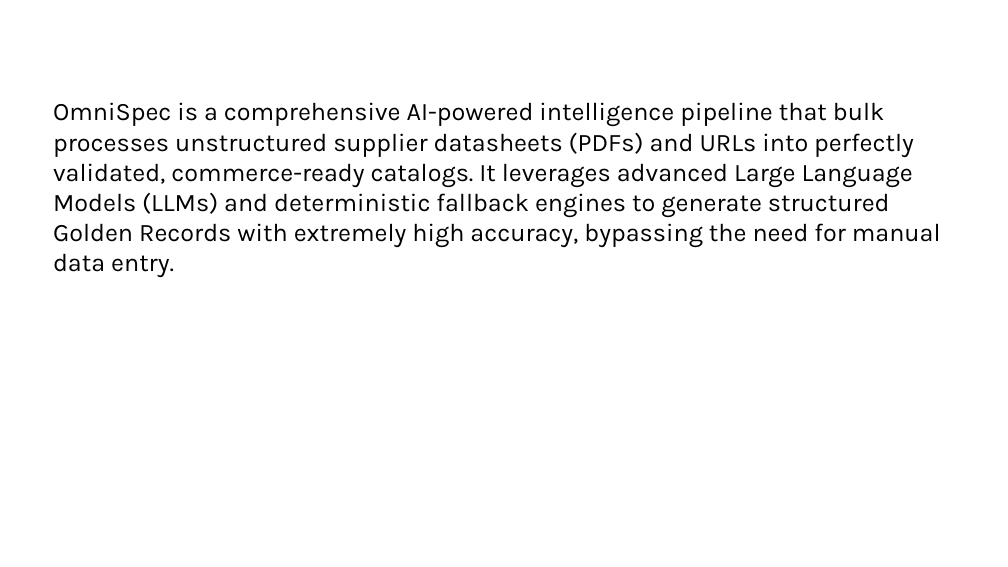
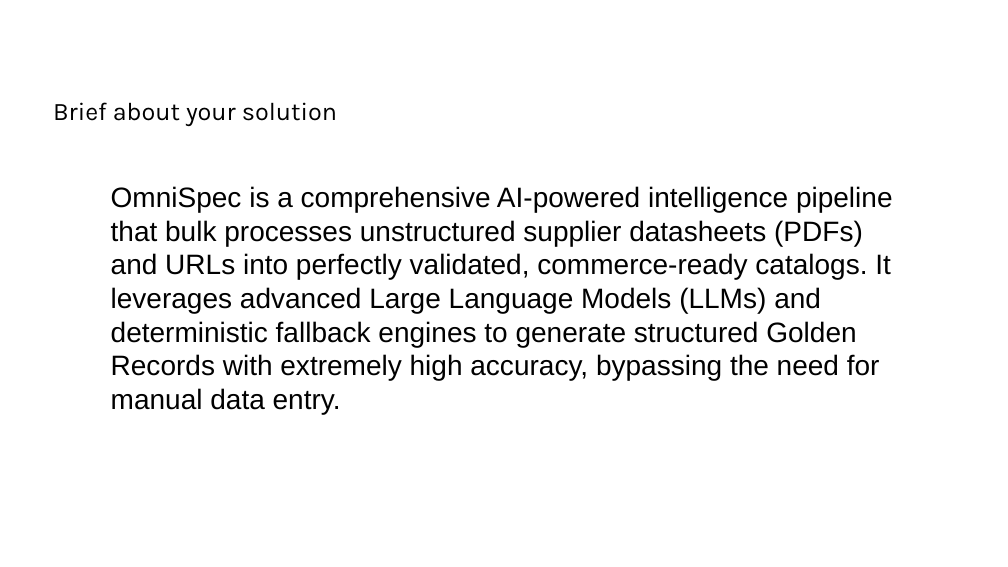
Before and after one commit to Abhi666-max/OmniSpec, a slide deck: slide 2 of Final_OmniSpec_Presentation.pptx (slide 3 before the commit). Drawn at 1008x567 pixels with LibreOffice and Linux fonts; fonts in the diff are those of the drawing; background and template pictures are left out. Boxes give left, top, right and bottom in pixels: in the first picture for what was removed or moved away, otherwise in the second. Text is boxed around its words. In the diff, an @@ line names an element or a change of style, - is before the commit and + after.

```diff
--- a/Final_OmniSpec_Presentation.pptx
+++ b/Final_OmniSpec_Presentation.pptx
@@ text at (x1=53, y1=102, x2=337, y2=126): text changed @@
-OmniSpec is a comprehensive AI-powered intelligence pipeline that bulk processes unstructured supplier datasheets (PDFs) and URLs into perfectly validated, commerce-ready catalogs. It leverages advanced Large Language Models (LLMs) and deterministic fallback engines to generate structured Golden Records with extremely high accuracy, bypassing the need for manual data entry.
+Brief about your solution
@@ text added at (x1=111, y1=186, x2=893, y2=414), 20 pt, text #000000 @@
+OmniSpec is a comprehensive AI-powered intelligence pipeline that bulk processes unstructured supplier datasheets (PDFs) and URLs into perfectly validated, commerce-ready catalogs. It leverages advanced Large Language Models (LLMs) and deterministic fallback engines to generate structured Golden Records with extremely high accuracy, bypassing the need for manual data entry.
```
Also in this commit, not shown: 11 other slides changed, 1 slide removed, 2 other files.
